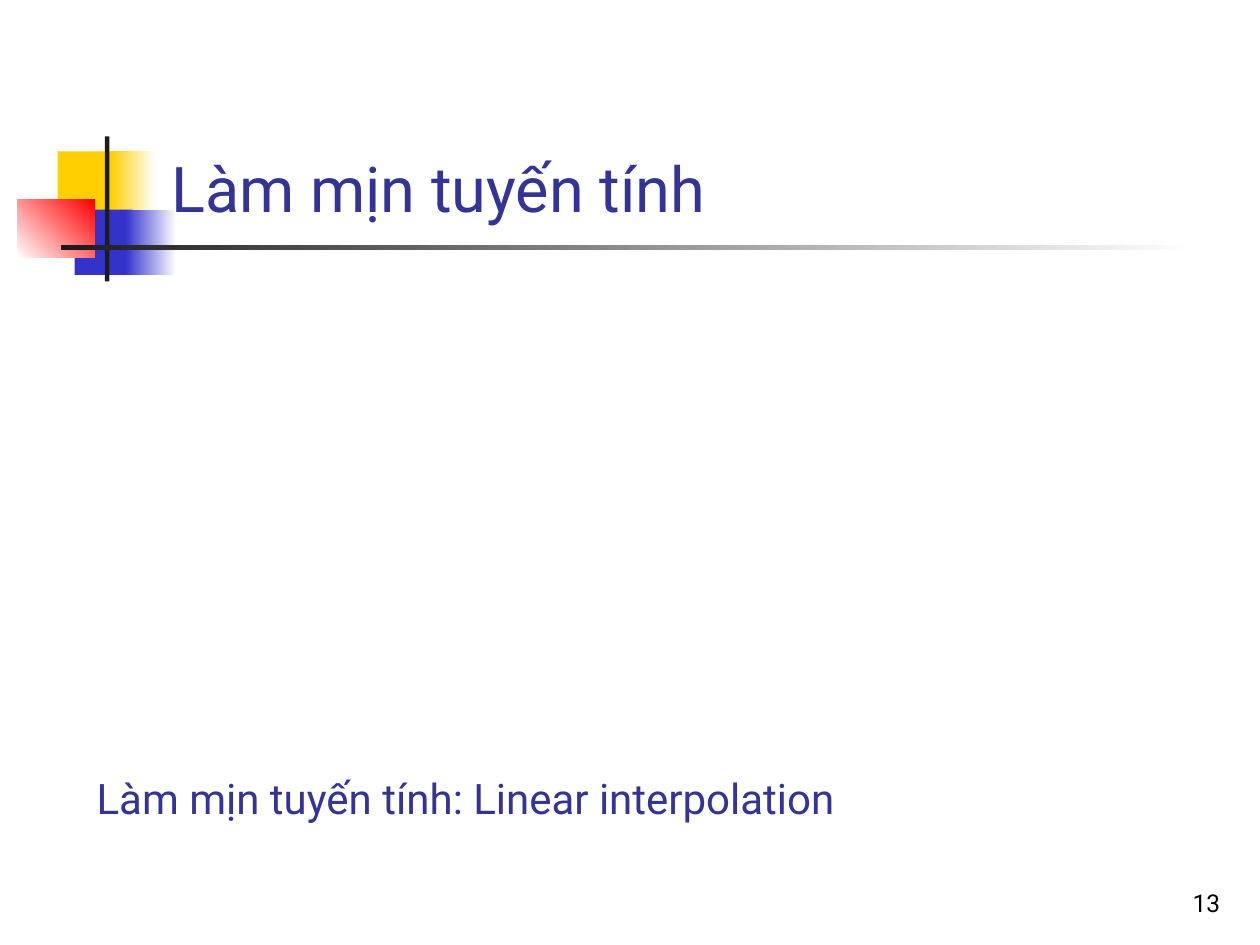
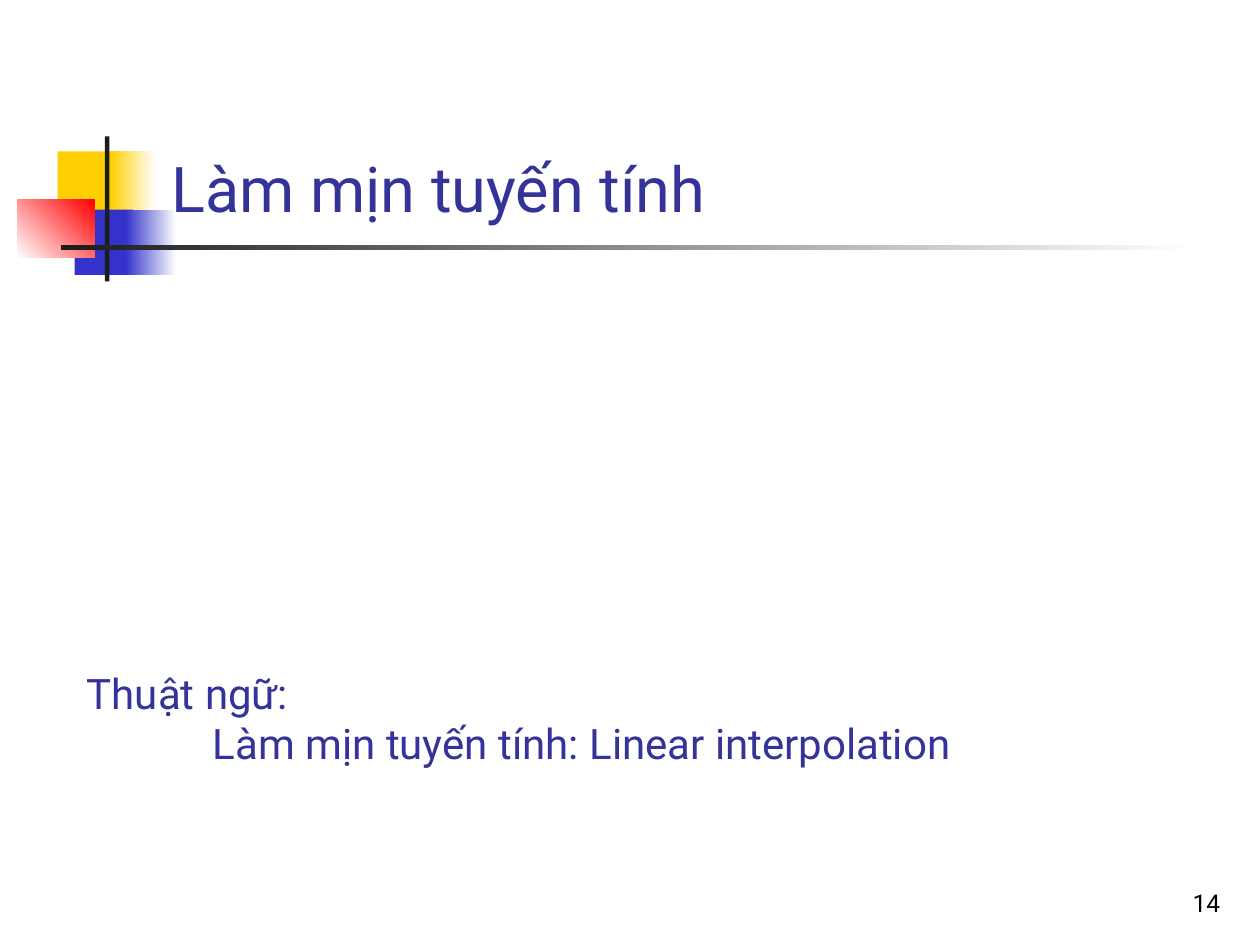
Before and after one commit to bangoc/IT4853, a slide deck: slide 14 of Bài 6 Mô hình ngôn ngữ.pptx (slide 13 before the commit). Drawn at 1260x945 pixels with LibreOffice and Linux fonts; fonts in the diff are those of the drawing; grey boxes stand for pictures. Boxes give left, top, right and bottom in pixels: in the first picture for what was removed or moved away, otherwise in the second. Text is boxed around its words. In the diff, an @@ line names an element or a change of style, - is before the commit and + after.

```diff
--- a/Bài 6 Mô hình ngôn ngữ.pptx
+++ b/Bài 6 Mô hình ngôn ngữ.pptx
@@ text "Thuật ngữ:": place and size @@
-text "Thuật ngữ:" at <box>97,779,834,823</box>
+text "Thuật ngữ:" at <box>87,677,950,768</box>
@@ text at <box>87,677,288,718</box>: paragraph added @@
+Thuật ngữ:
@@ page number at <box>1193,894,1221,912</box>: text changed @@
-13
+14
```
Also in this commit, not shown: 9 other slides changed, 1 slide added.
